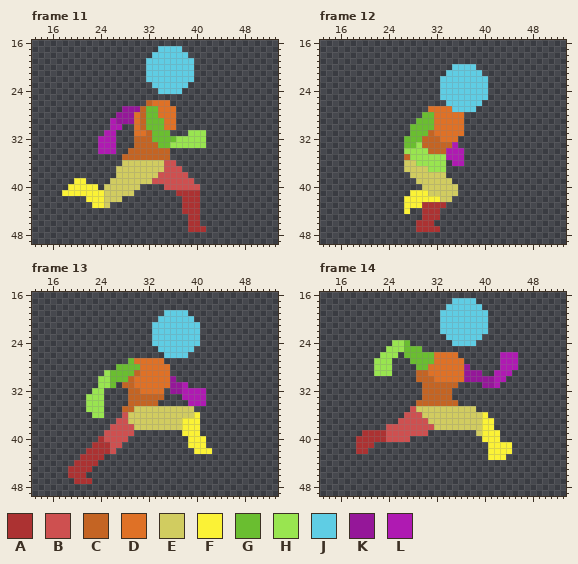
Edited in one commit: pixel-art file (First/assets/2DpixelTemplate/Spritesheet.aseprite). The first picture shows the starting point.
64x64 pixels, 150 frames. Colours within 5 levels of each other are drawn and written as one. Shown: frame 11: x 13..53, y 16..49; frame 12: x 13..53, y 16..49; frame 13: x 13..53, y 16..49; frame 14: x 13..53, y 16..49. The commit also changed other frames, which this record leaves out.
Palette (. is transparent): A #ac3232  B #ce5050  C #c46423  D #df7126  E #d1cc60  F #fbf236  G #6abe30  H #99e550  J #5fcde4  K #951799  L #af1ab2
Pixels before, frame 11, first column x 18:
17 ................JJJJ....
18 ...............JJJJJJ...
19 ..............JJJJJJJJ..
20 ..............JJJJJJJJ..
21 ..............JJJJJJJJ..
22 ..............JJJJJJJJ..
23 ...............JJJJJJ...
24 ................JJJJ....
25 ........................
26 ..............CDDD......
27 ..........KKKCGGDDD.....
28 .........KKKDCGGDDD.....
29 ........LKKKDCGGGDD.....
30 ........LL..DCGGGDD.....
31 .......LL...DDCGGG...HHH
32 ......LLL...CCCGGGGHHHHH
33 ......LLL...CCCCGGHHHHHH
34 ......LLL..CCCCCCC......
35 ..........CCCCCCCC......
36 ..........EEEEEEEBB.....
37 .........EEEEEEEEBBB....
38 .........EEEEEEEBBBBB...
39 ..FF....EEEEEEEBBBBBBB..
40 .FFFFF.EEEEEE....BBBBBB.
41 FFFFFFFEEEEE.......AAAA.
42 ....FFFEEE..........AAA.
43 .....FFE............AAA.
44 ....................AAA.
45 .....................AA.
46 .....................AA.
47 .....................AAA
Pixels before, frame 12, first column x 27:
20 ........JJJJ..
21 .......JJJJJJ.
22 ......JJJJJJJJ
23 ......JJJJJJJJ
24 ......JJJJJJJJ
25 ......JJJJJJJJ
26 .......JJJJJJ.
27 ....DDDDJJJJ..
28 ...GGDDDDD....
29 ..GGGDDDDD....
30 .GGGGDDDDD....
31 .GGGCDDDDD....
32 GGGCCCDDD.....
33 GGHCCCCCL.....
34 HHHHCCCLLL....
35 CHHHHHHLLL....
36 EEHHHHH.LL....
37 EEEEHHH.......
38 .EEEEEE.......
39 ..EEEEEE......
40 ...EEEEEE.....
41 .FFFEEEEE.....
42 FFFFFFEE......
43 FFFAAAA.......
44 F..AAA........
45 ...AAA........
46 ..AAA.........
47 ..AAAA........
Pixels before, frame 13, first column x 19:
19 ................JJJJ....
20 ...............JJJJJJ...
21 ..............JJJJJJJJ..
22 ..............JJJJJJJJ..
23 ..............JJJJJJJJ..
24 ..............JJJJJJJJ..
25 ...............JJJJJJ...
26 ................JJJJ....
27 ..........GDDDDD........
28 ........GGGGDDDDD.......
29 ......HGGGGCDDDDD.......
30 .....HHGGGCDDDDDDK......
31 .....HHG.CCDDDDDDKKL....
32 ....HH....CCDDDD.KKLLLL.
33 ...HHH....CCCCCC...LLLL.
34 ...HHH....CCCCC.....LLL.
35 ...HHH...CCEEEEEEEEEE...
36 ....HH...BEEEEEEEEEEEF..
37 ........BBEEEEEEEEEFFF..
38 .......BBBBEEEEEEEEFFF..
39 ......BBBBB........FFF..
40 .....ABBBB..........FFF.
41 ....AAABB...........FFF.
42 ...AAAAB.............FFF
43 ..AAAA..................
44 .AAAA...................
45 AAAA....................
46 AAA.....................
47 .AAA....................
Pixels before, frame 14, first column x 19:
17 ................JJJJ.......
18 ...............JJJJJJ......
19 ..............JJJJJJJJ.....
20 ..............JJJJJJJJ.....
21 ..............JJJJJJJJ.....
22 ..............JJJJJJJJ.....
23 ...............JJJJJJ......
24 ......HHG.......JJJJ.......
25 .....HHHGGG................
26 ....HHH.GGGGGDDDD.......LLL
27 ...HHH...GGGGDDDDD......LLL
28 ...HHH....GGDDDDDDK.....LLL
29 ...HHH....CCDDDDDDKKK..LLL.
30 ..........CCCDDDDDKKKKKLL..
31 ...........CCCCCC....KKL...
32 ...........CCCCC...........
33 ...........CCCCC...........
34 ..........CCCCCCC..........
35 .........BEEEEEEEEEE.......
36 ........BBBEEEEEEEEEEF.....
37 .......BBBBBEEEEEEEEEFF....
38 .....BBBBBBBBEEEEEEEEFF....
39 .AAAABBBBBBB........EFFF...
40 AAAAABBBB............FFF...
41 AAA...................FFFF.
42 AA....................FFFF.
43 ......................FFF..
Now the later version:
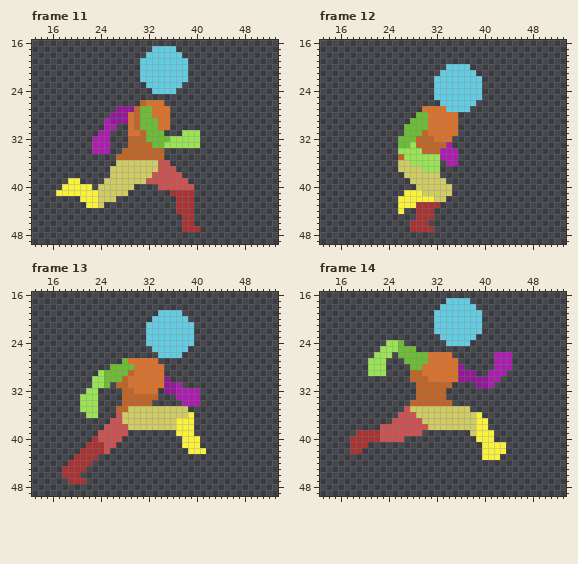
Change:
Frame 11, layer "run":
y 17: x 33 . -> J; x 37 J -> .
y 18: x 32 . -> J; x 38 J -> .
y 19..22: x 31 . -> J; x 39 J -> .
y 23: x 32 . -> J; x 38 J -> .
y 24: x 33 . -> J; x 37 J -> .
y 26: x 31..32 .C -> CD; x 35 D -> .
y 27: x 27 . -> K; x 30..31 KC -> CG; x 33 G -> D; x 36 D -> .
y 28: x 26 . -> K; x 29..31 KDC -> DCG; x 33 G -> D; x 36 D -> .
y 29: x 25..26 .L -> LK; x 29..31 KDC -> DCG; x 34 G -> D; x 36 D -> .
y 30: x 25 . -> L; x 27 L -> .; x 29..31 .DC -> DCG; x 34 G -> D; x 36 D -> .
y 31: x 24 . -> L; x 26 L -> .; x 29 . -> D; x 31..32 DC -> CG; x 35 G -> .; x 38 . -> H; x 41 H -> .
y 32: x 23 . -> L; x 26 L -> .; x 29 . -> C; x 32 C -> G; x 36 G -> H; x 41 H -> .
y 33: x 23 . -> L; x 26 L -> .; x 29 . -> C; x 33 C -> G; x 35 G -> H; x 41 H -> .
y 34: x 23 . -> L; x 26 L -> .; x 28 . -> C; x 35 C -> .
y 35: x 27 . -> C; x 35 C -> .
y 36: x 27 . -> E; x 34 E -> B; x 36 B -> .
y 37: x 26 . -> E; x 34 E -> B; x 37 B -> .
y 38: x 26 . -> E; x 33 E -> B; x 38 B -> .
y 39: x 19 . -> F; x 21 F -> .; x 25 . -> E; x 32 E -> B; x 39 B -> .
y 40: x 18 . -> F; x 23..24 F. -> .E; x 30 E -> .; x 34 . -> B; x 40 B -> .
y 41: x 17 . -> F; x 24 F -> E; x 29 E -> .; x 36 . -> A; x 40 A -> .
y 42: x 21 . -> F; x 24 F -> E; x 27 E -> .; x 37 . -> A; x 40 A -> .
y 43: x 22 . -> F; x 24..25 FE -> E.; x 37 . -> A; x 40 A -> .
y 44: x 37 . -> A; x 40 A -> .
y 45..46: x 38 . -> A; x 40 A -> .
y 47: x 38 . -> A; x 41 A -> .
Frame 12, layer "run":
y 20: x 34 . -> J; x 38 J -> .
y 21: x 33 . -> J; x 39 J -> .
y 22..25: x 32 . -> J; x 40 J -> .
y 26: x 33 . -> J; x 39 J -> .
y 27: x 30 . -> D; x 34 D -> J; x 38 J -> .
y 28: x 29 . -> G; x 31 G -> D; x 36 D -> .
y 29: x 28 . -> G; x 31 G -> D; x 36 D -> .
y 30: x 27 . -> G; x 31 G -> D; x 36 D -> .
y 31: x 27 . -> G; x 30..31 GC -> CD; x 36 D -> .
y 32: x 26 . -> G; x 29 G -> C; x 32 C -> D; x 35 D -> .
y 33: x 26 . -> G; x 28..29 GH -> HC; x 34..35 CL -> L.
y 34: x 26 . -> H; x 30 H -> C; x 33 C -> L; x 36 L -> .
y 35: x 26..27 .C -> CH; x 33 H -> L; x 36 L -> .
y 36: x 26 . -> E; x 28 E -> H; x 33..34 H. -> .L; x 36 L -> .
y 37: x 26 . -> E; x 30 E -> H; x 33 H -> .
y 38: x 27 . -> E; x 33 E -> .
y 39: x 28 . -> E; x 34 E -> .
y 40: x 29 . -> E; x 35 E -> .
y 41: x 27 . -> F; x 30 F -> E; x 35 E -> .
y 42: x 26 . -> F; x 32 F -> E; x 34 E -> .
y 43: x 26 . -> F; x 29 F -> A; x 33 A -> .
y 44: x 26..27 .F -> F.; x 29 . -> A; x 32 A -> .
y 45: x 29 . -> A; x 32 A -> .
y 46: x 28 . -> A; x 31 A -> .
y 47: x 28 . -> A; x 32 A -> .
Frame 13, layer "run":
y 19: x 34 . -> J; x 38 J -> .
y 20: x 33 . -> J; x 39 J -> .
y 21..24: x 32 . -> J; x 40 J -> .
y 25: x 33 . -> J; x 39 J -> .
y 26: x 34 . -> J; x 38 J -> .
y 27: x 28..29 .G -> GD; x 34 D -> .
y 28: x 26 . -> G; x 30 G -> D; x 35 D -> .
y 29: x 24..25 .H -> HG; x 29..30 GC -> CD; x 35 D -> .
y 30: x 23 . -> H; x 25 H -> G; x 28..29 GC -> CD; x 35..36 DK -> K.
y 31: x 23 . -> H; x 25..27 HG. -> G.C; x 29 C -> D; x 35 D -> K; x 37..38 KL -> L.
y 32: x 22 . -> H; x 24 H -> .; x 28 . -> C; x 30 C -> D; x 34..35 D. -> .K; x 37 K -> L; x 41 L -> .
y 33: x 21 . -> H; x 24 H -> .; x 28 . -> C; x 34 C -> .; x 37 . -> L; x 41 L -> .
y 34: x 21 . -> H; x 24 H -> .; x 28 . -> C; x 33 C -> .; x 38 . -> L; x 41 L -> .
y 35: x 21 . -> H; x 24 H -> .; x 27 . -> C; x 29 C -> E; x 39 E -> .
y 36: x 22 . -> H; x 24 H -> .; x 27..28 .B -> BE; x 39..40 EF -> F.
y 37: x 26 . -> B; x 28 B -> E; x 37 E -> F; x 40 F -> .
y 38: x 25 . -> B; x 29 B -> E; x 37 E -> F; x 40 F -> .
y 39: x 24 . -> B; x 29 B -> .; x 37 . -> F; x 40 F -> .
y 40: x 23..24 .A -> AB; x 28 B -> .; x 38 . -> F; x 41 F -> .
y 41: x 22 . -> A; x 25 A -> B; x 27 B -> .; x 38 . -> F; x 41 F -> .
y 42: x 21 . -> A; x 25..26 AB -> B.; x 39 . -> F; x 42 F -> .
y 43: x 20 . -> A; x 24 A -> .
y 44: x 19 . -> A; x 23 A -> .
y 45: x 18 . -> A; x 22 A -> .
y 46: x 18 . -> A; x 21 A -> .
y 47: x 19 . -> A; x 22 A -> .
Frame 14, layer "run":
y 17: x 34 . -> J; x 38 J -> .
y 18: x 33 . -> J; x 39 J -> .
y 19..22: x 32 . -> J; x 40 J -> .
y 23: x 33 . -> J; x 39 J -> .
y 24: x 24 . -> H; x 26..27 HG -> G.; x 34 . -> J; x 38 J -> .
y 25: x 23 . -> H; x 26 H -> G; x 29 G -> .
y 26: x 22 . -> H; x 25..26 H. -> .G; x 31 G -> D; x 35 D -> .; x 42 . -> L; x 45 L -> .
y 27: x 21 . -> H; x 24 H -> .; x 27 . -> G; x 31 G -> D; x 36 D -> .; x 42 . -> L; x 45 L -> .
y 28: x 21 . -> H; x 24 H -> .; x 28 . -> G; x 30 G -> D; x 36..37 DK -> K.; x 42 . -> L; x 45 L -> .
y 29: x 21 . -> H; x 24 H -> .; x 28 . -> C; x 30 C -> D; x 36 D -> K; x 39 K -> .; x 41 . -> L; x 44 L -> .
y 30: x 28 . -> C; x 31 C -> D; x 36 D -> K; x 41 K -> L; x 43 L -> .
y 31: x 29 . -> C; x 35 C -> .; x 39 . -> K; x 41..42 KL -> L.
y 32..33: x 29 . -> C; x 34 C -> .
y 34: x 28 . -> C; x 35 C -> .
y 35: x 27..28 .B -> BE; x 38 E -> .
y 36: x 26 . -> B; x 29 B -> E; x 39..40 EF -> F.
y 37: x 25 . -> B; x 30 B -> E; x 39 E -> F; x 41 F -> .
y 38: x 23 . -> B; x 31 B -> E; x 39 E -> F; x 41 F -> .
y 39: x 19 . -> A; x 23 A -> B; x 30 B -> .; x 38..39 .E -> EF; x 42 F -> .
y 40: x 18 . -> A; x 23 A -> B; x 27 B -> .; x 39 . -> F; x 42 F -> .
y 41: x 18 . -> A; x 21 A -> .; x 40 . -> F; x 44 F -> .
y 42: x 18 . -> A; x 20 A -> .; x 40 . -> F; x 44 F -> .
y 43: x 40 . -> F; x 43 F -> .
